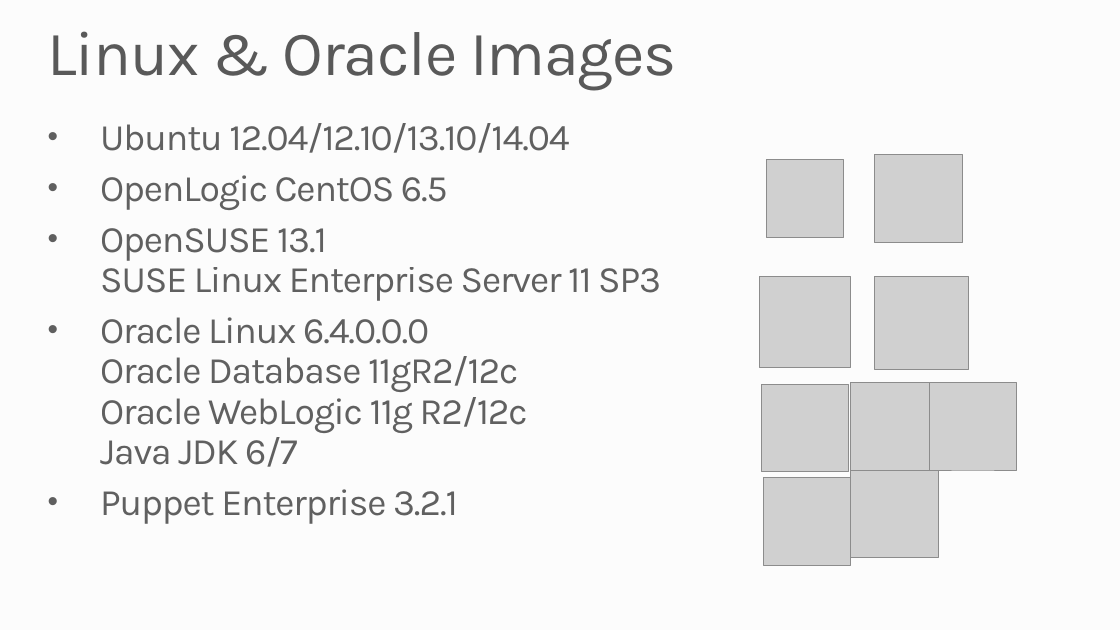
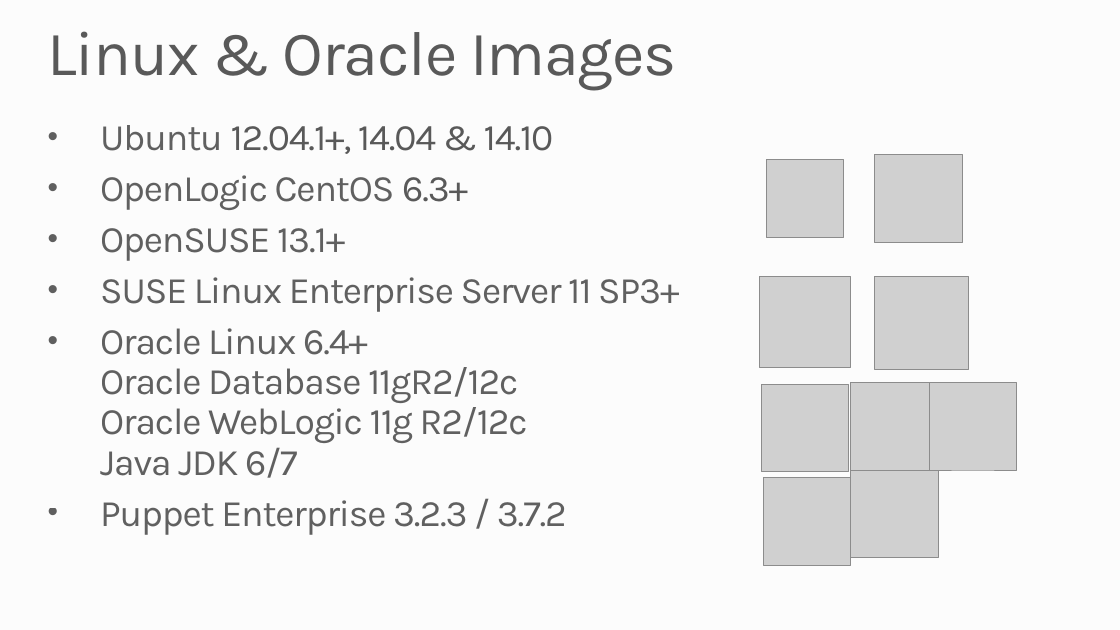
Before and after one commit to MSRConnections/Azure-training-course, a slide deck: slide 7 of Day 1/3. HOL Microsoft Azure Virtual Machines/Microsoft Azure Virtual Machines.pptx. Drawn at 1120x630 pixels with LibreOffice and Linux fonts; fonts in the diff are those of the drawing; grey boxes stand for pictures; background and template pictures are left out. Boxes give left, top, right and bottom in pixels: in the first picture for what was removed or moved away, otherwise in the second. Text is boxed around its words. In the diff, an @@ line names an element or a change of style, - is before the commit and + after.

Commit message:
updated VM deck

```diff
--- a/Day 1/3. HOL Microsoft Azure Virtual Machines/Microsoft Azure Virtual Machines.pptx
+++ b/Day 1/3. HOL Microsoft Azure Virtual Machines/Microsoft Azure Virtual Machines.pptx
@@ text at [100, 125, 680, 535]: text changed @@
-• Ubuntu 12.04/12.10/13.10/14.04
-• OpenLogic CentOS 6.5
-• OpenSUSE 13.1
-  SUSE Linux Enterprise Server 11 SP3
-• Oracle Linux 6.4.0.0.0
-  Oracle Database 11gR2/12c
-  Oracle WebLogic 11g R2/12c
-  Java JDK 6/7
-• Puppet Enterprise 3.2.1
+• Ubuntu 12.04.1+, 14.04 & 14.10
+• OpenLogic CentOS 6.3+
+• OpenSUSE 13.1+
+• SUSE Linux Enterprise Server 11 SP3+
+• Oracle Linux 6.4+
+  Oracle Database 11gR2/12c
+  Oracle WebLogic 11g R2/12c
+  Java JDK 6/7
+• Puppet Enterprise 3.2.3 / 3.7.2
```
Also in this commit, not shown: 1 other slide changed, 4 slides added.
